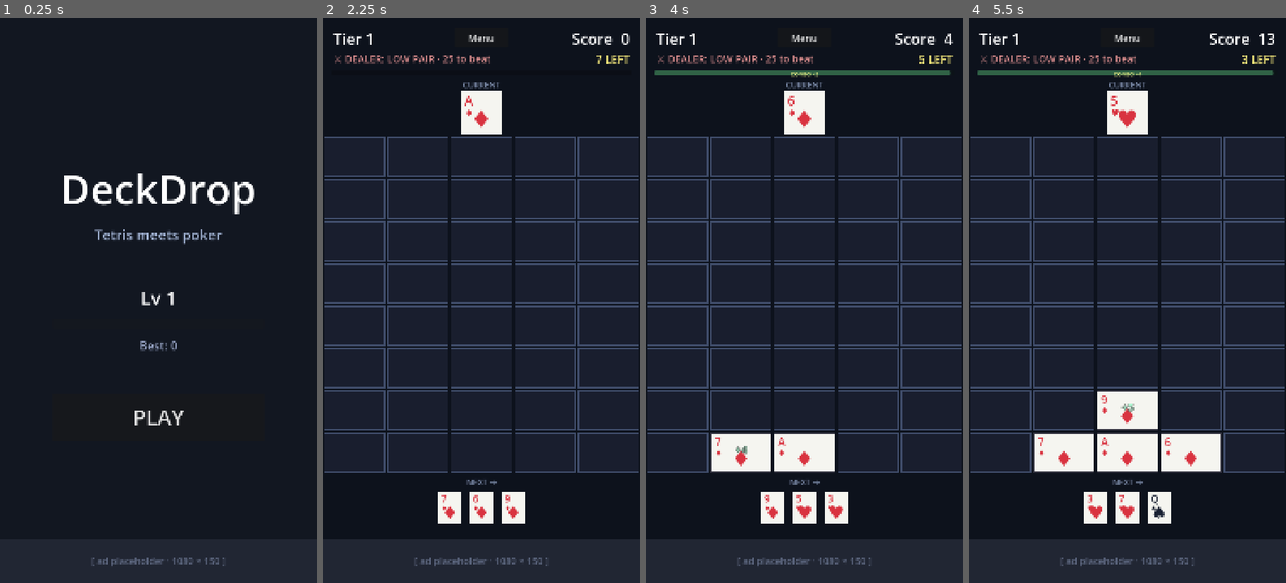
Above: before the commit, frames 1-4 (left to right).
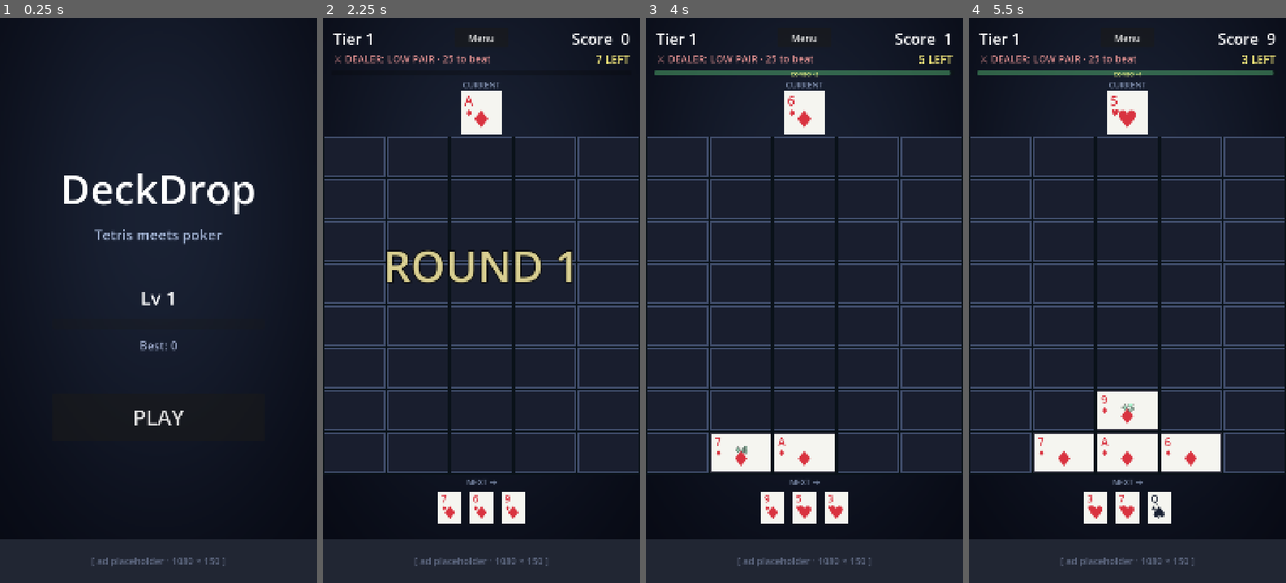
Above: after the commit, the same moments.

Repository: KrisCagle/Godot-CardStack
Game: Godot game, scene res://scenes/Title.tscn
Same seed, same stepped clock (60 frames per second), same inputs: the game is played once before the commit and once after it.
Inputs (mouse positions are in pixels of both pictures, inside the frame that each line leads up to):
- Up to frame 1 (0.25 s): no input
- Up to frame 2 (2.25 s): click "PLAY" at 0.5 s; click "Menu" at 1.25 s; click "PLAY" at 2 s
- Up to frame 3 (4 s): tap Enter at 2.75 s; move the mouse to (804, 306) at 2.77 s; click (804, 306) at 2.92 s; move the mouse to (741, 328) at 3.52 s; click (741, 328) at 3.67 s
- Up to frame 4 (5.5 s): move the mouse to (1159, 176) at 4.27 s; click (1159, 176) at 4.42 s; move the mouse to (1111, 413) at 5.02 s; click (1111, 413) at 5.17 s

The runs differ from the first frame. In frame 2, 1.6% of the frame differs, in the area x 20-79%, y 41-47%; in frame 3, less than 0.1%; in frame 4, 0.2%.

Commit message:
Polish: score count-up, pre-clear glow, round splash, gradient bg
Targeting user feedback "still missing something" — specifically
score-moment-doesn't-punch, restart-feels-samey, lacks-visual-identity.

Score count-up: the HUD score number now tweens from the previous value
to the new one over 0.4s with a quad-out ease, instead of snapping. The
moment after a cascade now feels like the score is *earning* the bump
rather than just appearing.

Pre-clear cell glow: when a scoring group is found, each of its cells
gets a brief ColorRect overlay in the hand's rarity color (gold for
Royal Flush, etc.) that fades and scales up 1.18× over 0.45s. The
cascade loop now waits 0.18s for the glow to register before clearing,
giving the player an "OOH those just scored" beat.

Round splash: big animated "ROUND N" text appears on new-game and after
each dealer beat. Pops in with a back-ease scale, holds for a beat,
fades. Marks each round transition with a visible state change rather
than silently rolling into the next placement.

Gradient background: new shaders/background.gdshader produces a subtle
radial gradient (bluish near focal point above the grid, deep navy at
edges). Applied to both Title and Game scene backgrounds for a coherent
visual identity instead of flat dark.

Felt playfield: playfield._draw now paints a slightly darker felt color
over the entire grid area before drawing cells — makes the play
surface read as a distinct table against the page gradient.

Caught and fixed a coroutine bug in _spawn_cell_glow: the await inside
the for loop would have made glows spawn sequentially (5 cells = 2.3s
of staggered glows). Switched to tween.finished.connect for cleanup so
all cells glow simultaneously.

Diff:
--- a/DeckDrop/scenes/Game.tscn
+++ b/DeckDrop/scenes/Game.tscn
@@ -1,9 +1,13 @@
-[gd_scene load_steps=5 format=3 uid="uid://deckdrop_game"]
+[gd_scene load_steps=7 format=3 uid="uid://deckdrop_game"]
 
 [ext_resource type="Script" path="res://scripts/game.gd" id="1_game"]
 [ext_resource type="Script" path="res://scripts/playfield.gd" id="2_playfield"]
 [ext_resource type="Script" path="res://scripts/card_view.gd" id="3_cardview"]
 [ext_resource type="Script" path="res://scripts/game_over_panel.gd" id="4_gameover"]
+[ext_resource type="Shader" path="res://shaders/background.gdshader" id="5_bgshader"]
+
+[sub_resource type="ShaderMaterial" id="bgmat"]
+shader = ExtResource("5_bgshader")
 
 [node name="Game" type="Control"]
 layout_mode = 3
@@ -13,6 +17,7 @@
 script = ExtResource("1_game")
 
 [node name="Background" type="ColorRect" parent="."]
+material = SubResource("bgmat")
 layout_mode = 1
 anchors_preset = 15
 anchor_right = 1.0
--- a/DeckDrop/scenes/Title.tscn
+++ b/DeckDrop/scenes/Title.tscn
@@ -1,6 +1,10 @@
-[gd_scene load_steps=2 format=3 uid="uid://deckdrop_title"]
+[gd_scene load_steps=4 format=3 uid="uid://deckdrop_title"]
 
 [ext_resource type="Script" path="res://scripts/title.gd" id="1_title"]
+[ext_resource type="Shader" path="res://shaders/background.gdshader" id="2_bgshader"]
+
+[sub_resource type="ShaderMaterial" id="bgmat"]
+shader = ExtResource("2_bgshader")
 
 [node name="Title" type="Control"]
 layout_mode = 3
@@ -10,6 +14,7 @@
 script = ExtResource("1_title")
 
 [node name="Background" type="ColorRect" parent="."]
+material = SubResource("bgmat")
 layout_mode = 1
 anchors_preset = 15
 anchor_right = 1.0
--- a/DeckDrop/scripts/game.gd
+++ b/DeckDrop/scripts/game.gd
@@ -76,6 +76,10 @@
 
 var _shake_tween: Tween = null
 var _shake_orig: Vector2 = Vector2.ZERO
+
+# Score count-up animation
+var _displayed_score: int = 0
+var _score_tween: Tween = null
 
 
 func _ready() -> void:
@@ -105,9 +109,13 @@
 	_round_best_score = 0
 	_dealer_tier = 1
 	_dealer_target = Dealer.target_for_tier(_dealer_tier)
+	_displayed_score = 0
+	if _score_tween != null and _score_tween.is_valid():
+		_score_tween.kill()
 	playfield.reset()
 	game_over_panel.hide_summary()
 	_refresh()
+	_show_round_splash("ROUND 1")
 
 
 func _process(delta: float) -> void:
@@ -208,6 +216,7 @@
 				% [g.name, g.axis, g.score, tier_mult, combo_mult, earned, score])
 
 			_spawn_hand_popup(g, earned)
+			_spawn_cell_glow(g)
 			if int(g.rank) >= HandEvaluator.HandRank.FOUR_OF_A_KIND:
 				_shake(14.0, 0.30)
 
@@ -220,6 +229,8 @@
 				seen[c] = true
 				unique_cells.append(c)
 
+		# Hold so the glow is visible before cells vanish.
+		await get_tree().create_timer(0.18).timeout
 		_spawn_clear_particles(unique_cells)
 		playfield.clear_cells(unique_cells)
 		await get_tree().create_timer(CLEAR_DELAY).timeout
@@ -245,6 +256,7 @@
 		# Scale up dealer for next round.
 		_dealer_tier += 1
 		_dealer_target = Dealer.target_for_tier(_dealer_tier)
+		_show_round_splash("ROUND %d" % _dealer_tier)
 	else:
 		# Lose — game over
 		print("[dealer] %s (%d) WINS — best %d not enough" \
@@ -350,7 +362,19 @@
 
 
 func _refresh_score() -> void:
-	score_label.text = "Score  %d" % score
+	if _score_tween != null and _score_tween.is_valid():
+		_score_tween.kill()
+	if _displayed_score == score:
+		score_label.text = "Score  %d" % score
+		return
+	_score_tween = create_tween()
+	_score_tween.tween_method(_set_displayed_score, _displayed_score, score, 0.40) \
+		.set_trans(Tween.TRANS_QUAD).set_ease(Tween.EASE_OUT)
+
+
+func _set_displayed_score(v: int) -> void:
+	_displayed_score = v
+	score_label.text = "Score  %d" % v
 
 
 func _refresh_dealer_hud() -> void:
@@ -567,6 +591,55 @@
 			return Color(0.90, 0.90, 0.94)
 
 
+func _spawn_cell_glow(g: Dictionary) -> void:
+	var color := _color_for_hand_rank(int(g.rank))
+	color.a = 0.75
+	for cell in g.get("cells", []):
+		var p: Vector2i = cell
+		var rect: Rect2 = playfield.cell_local_rect(p.x, p.y)
+		var pos: Vector2 = playfield.global_position + rect.position
+		var glow := ColorRect.new()
+		glow.position = pos
+		glow.size = rect.size
+		glow.color = color
+		glow.pivot_offset = rect.size * 0.5
+		glow.mouse_filter = Control.MOUSE_FILTER_IGNORE
+		glow.z_index = 60
+		add_child(glow)
+		var t := create_tween().set_parallel(true)
+		t.tween_property(glow, "modulate:a", 0.0, 0.45)
+		t.tween_property(glow, "scale", Vector2(1.18, 1.18), 0.45) \
+			.set_trans(Tween.TRANS_QUAD).set_ease(Tween.EASE_OUT)
+		t.finished.connect(glow.queue_free)
+
+
+func _show_round_splash(text: String) -> void:
+	var splash := Label.new()
+	splash.text = text
+	splash.add_theme_font_size_override("font_size", 140)
+	splash.add_theme_color_override("font_color", Color(1.0, 0.95, 0.65))
+	splash.add_theme_color_override("font_outline_color", Color(0, 0, 0, 0.95))
+	splash.add_theme_constant_override("outline_size", 16)
+	splash.z_index = 150
+	splash.mouse_filter = Control.MOUSE_FILTER_IGNORE
+	add_child(splash)
+	await get_tree().process_frame
+	splash.position = (size - splash.size) * 0.5
+	splash.position.y -= 120.0
+	splash.pivot_offset = splash.size * 0.5
+	splash.scale = Vector2(0.4, 0.4)
+	splash.modulate.a = 0.0
+
+	var t := create_tween().set_parallel(true)
+	t.tween_property(splash, "scale", Vector2(1.0, 1.0), 0.30) \
+		.set_trans(Tween.TRANS_BACK).set_ease(Tween.EASE_OUT)
+	t.tween_property(splash, "modulate:a", 1.0, 0.20)
+	t.tween_property(splash, "modulate:a", 0.0, 0.40).set_delay(0.70)
+
+	await t.finished
+	splash.queue_free()
+
+
 func _spawn_mini_popup(text: String, world_pos: Vector2, color: Color) -> void:
 	var popup := Label.new()
 	popup.text = text
--- a/DeckDrop/scripts/playfield.gd
+++ b/DeckDrop/scripts/playfield.gd
@@ -308,6 +308,9 @@
 
 
 func _draw() -> void:
+	# Felt surface — slightly darker than the page so the play area has presence
+	draw_rect(Rect2(Vector2.ZERO, size), Color(0.04, 0.07, 0.10, 1.0), true)
+
 	for x in GRID_WIDTH:
 		for y in GRID_HEIGHT:
 			var rect := cell_local_rect(x, y)
--- /dev/null
+++ b/DeckDrop/shaders/background.gdshader
@@ -0,0 +1,13 @@
+shader_type canvas_item;
+// Subtle radial gradient — bluish near the focal point, deep navy at edges.
+// Anchor focal point slightly above center so the eye sits where the play
+// action lives (the grid).
+
+void fragment() {
+	vec2 uv = UV;
+	float dist = distance(uv, vec2(0.5, 0.35));
+	vec3 inner = vec3(0.10, 0.13, 0.20);
+	vec3 outer = vec3(0.03, 0.04, 0.08);
+	vec3 col = mix(inner, outer, smoothstep(0.0, 0.85, dist));
+	COLOR = vec4(col, 1.0);
+}
